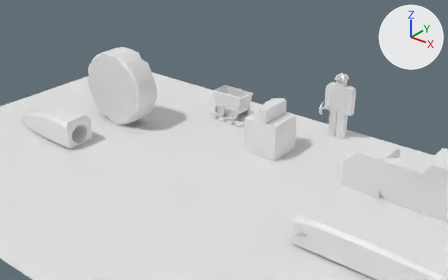
Two versions of the Blender file Assets/Meshs/CrossyMineMeshs.blend, one commit apart.
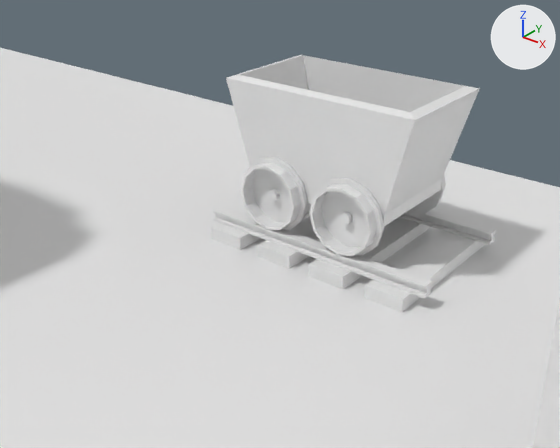
Each version appears first from a camera (50 mm lens) standing at (15.19, -29.51, 15.43) and looking at (-6.14, -2.84, -1.1), and next in a close-up from a camera (50 mm lens) standing at (-2.11, -8.13, 3.81) and looking at (-6.67, -2.42, 0.27). Arrows for +X, +Y and +Z are at upper right; the lights stay in place.

The first close-up shows 'Cart', 'Field', 'One square.001', 'Steel', 'Wheels', 'Wood'.
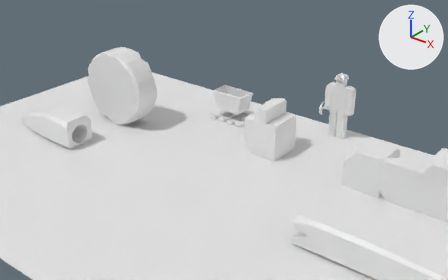
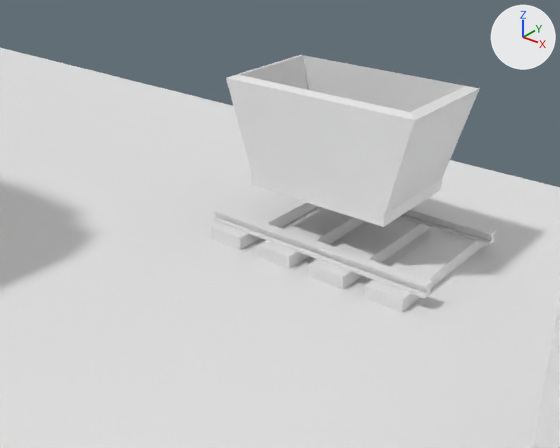
Where the newer file only moved an object's origin or applied its transform, the numbers keep the older frame.

Pixel boxes (x1, y1, x2, y2) of what changed, in the close-ups (560 x 448 px):
'Wheels', hidden
    before: (241, 157, 446, 256)

The edits, one by one:
Object 'Wheels' (ob_wheels) is now hidden.
